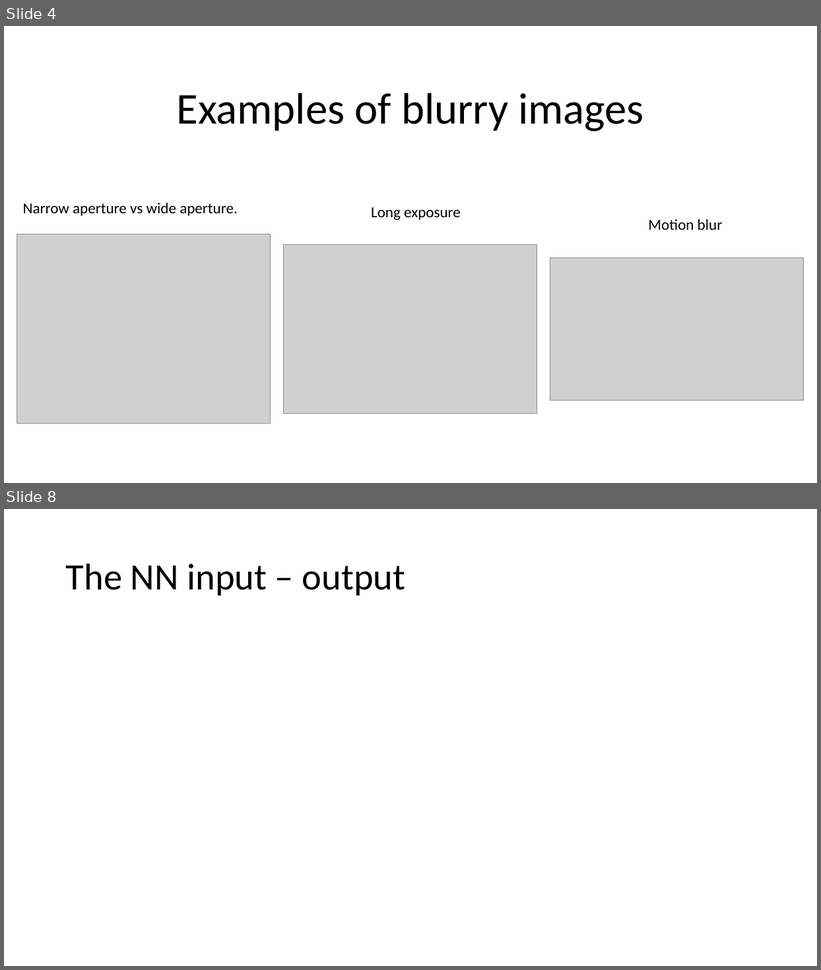
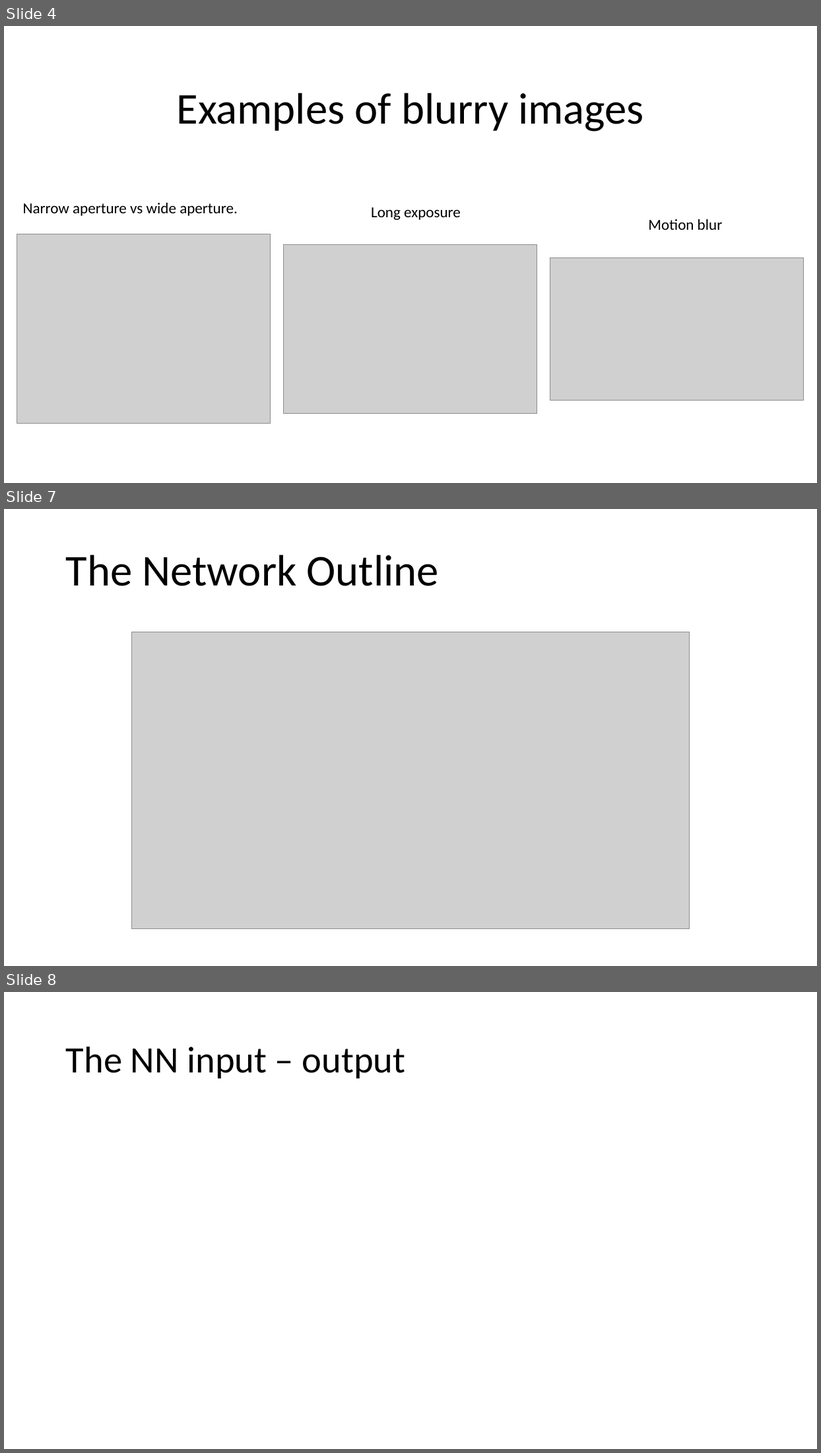
Before and after one commit to Tomlevron/Digital-image-processing, a slide deck: Slideshow/Scale-recurrent network for deblurring.pptx. Shown one above the other, each under a label of ours: slides 4 and 8 before the commit, slides 4, 7 and 8 after it; the slides between them are not shown. The pictures are 821x970 and 821x1453 pixels, drawn with LibreOffice and Linux fonts; fonts in the diff are those of the drawing; grey boxes stand for pictures. Boxes give left, top, right and bottom in pixels: in the first picture for what was removed or moved away, otherwise in the second. Text is boxed around its words. In the diff, an @@ line names an element or a change of style, - is before the commit and + after.

```diff
--- a/Slideshow/Scale-recurrent network for deblurring.pptx
+++ b/Slideshow/Scale-recurrent network for deblurring.pptx
@@ slide 7 added at <box>4,509,817,966</box>, background #FFFFFF @@
@@ title added at <box>66,555,439,586</box>, 52 pt, text #000000 @@
+The Network Outline
@@ picture added at <box>132,632,690,929</box> @@
```
Also in this commit, not shown: 3 slides changed, 1 slide removed.
